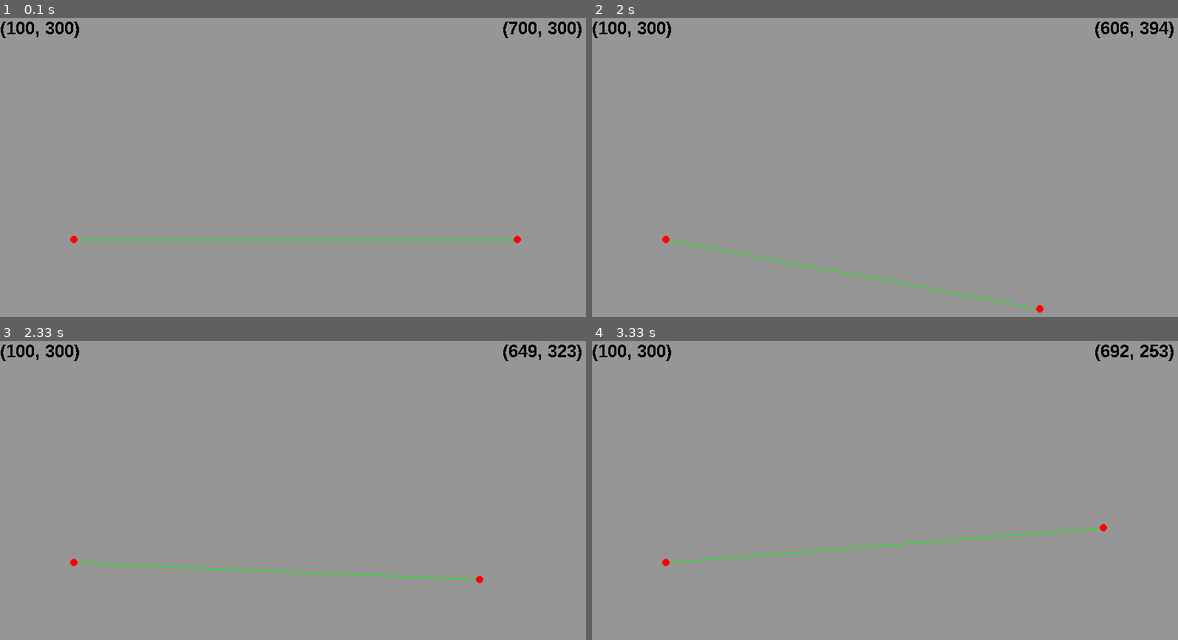
Above: before the commit, frames 1-4 (two rows, left to right).
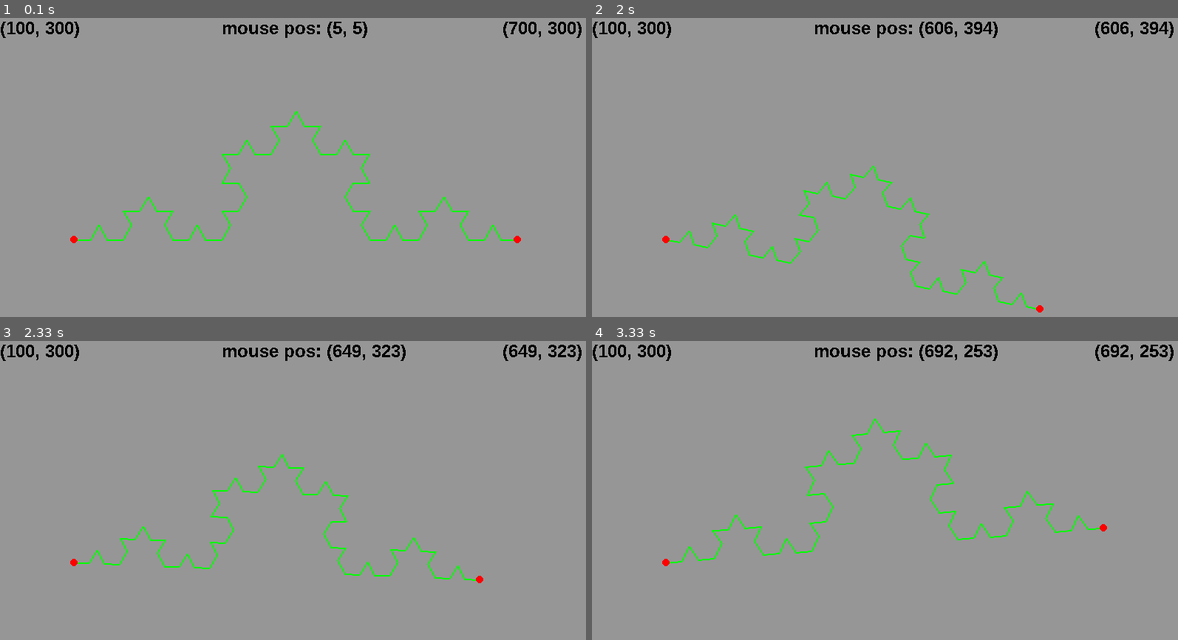
Above: after the commit, the same moments.

Repository: WEI-LI-666/Mutimedia-Project-and-Homework
Game: pygame game, started from Fractal_Pygame.py
Same seed, same stepped clock (60 frames per second), same inputs: the game is played once before the commit and once after it.
Inputs (mouse positions are in pixels of both pictures, inside the frame that each line leads up to):
- Up to frame 1 (0.1 s): no input
- Up to frame 2 (2 s): click (1037, 308) at 1.88 s
- Up to frame 3 (2.33 s): press the mouse at (445, 631) at 2.2 s; move the mouse to (480, 580) at 2.3 s
- Up to frame 4 (3.33 s): release the mouse at (1101, 526) at 2.43 s

The runs differ from the first frame. In frame 1, 1.3% of the frame differs, in the area x 13-88%, y 1-75%; in frame 2, 1.3%; in frame 3, 1.3%; in frame 4, 1.4%, in the area x 13-87%, y 1-75%.

Commit message:
code update

Diff:
--- a/Fractal_Pygame.py
+++ b/Fractal_Pygame.py
@@ -17,29 +17,67 @@
 sel1=0
 sel2=0
 
-def Fractal(x1, x2, y1, y2, polygon, level):
-    pt = np.zeros((5, 2))
+n = 2
+for i in range(n):
+    sel.append(0)
+
+coorArrX = [100, 700]
+coorArrY = [300, 300]
+
+def Fractal(x1, y1, x2, y2, polygon, level):
+    p = np.zeros((polygon, 2))
+    angle = (polygon - 2) * 180.
+    fix_angle = float(angle / polygon)
     if polygon < 3:
         polygon = 0
-    if level < 2:
-        level = 0
-    pt[0] = [x1, y1]
-    pt[polygon + 1] = [x2, y2]
-    for i in range(1, polygon):
-        pt[i] = (pt[0] + pt[polygon+1]) * (1.0/polygon) * i
     if polygon == 0 or level == 0:
-        pygame.draw.line(window, green, pt[0], pt[polygon+1], 1)
+        pygame.draw.line(window, green, [x1, y1], [x2,y2], 2)
 
-    return Fractal(p[0])
+    for i in range(polygon):
+        if i == 0:
+            p[i] = [(2. * x1 + x2) / 3., (2. * y1 + y2) / 3.]
+        if i == polygon - 1:
+            p[i] = [(x1 + 2. * x2) / 3., (y1 + 2. * y2) / 3.]
+        if i != 0 and i != polygon - 1:
+            A = np.matrix([[(1./polygon) * math.cos(math.radians(fix_angle)), (-1./polygon) * math.sin(math.radians(fix_angle))],
+                            [(-1./polygon) * math.sin(math.radians(fix_angle)), (-1./polygon) * math.cos(math.radians(fix_angle))]])
+            if x2 <= x1 and y2 <= y1:
+                A = np.matrix([[(1./polygon) * math.cos(math.radians(fix_angle + 180.)), (-1./polygon) * math.sin(math.radians(fix_angle))],
+                            [(-1./polygon) * math.sin(math.radians(fix_angle + 180.)), (-1./polygon) * math.cos(math.radians(fix_angle))]])
+            if x2 <= x1 and y2 >= y1:
+                A = np.matrix([[(1./polygon) * math.cos(math.radians(fix_angle + 180.)), (-1./polygon) * math.sin(math.radians(fix_angle + 180.))],
+                            [(-1./polygon) * math.sin(math.radians(fix_angle + 180.)), (-1./polygon) * math.cos(math.radians(fix_angle + 180.))]])
+            if x2 >= x1 and y2 >= y1:
+                A = np.matrix([[(1./polygon) * math.cos(math.radians(fix_angle)), (-1./polygon) * math.sin(math.radians(fix_angle + 180.))],
+                            [(-1./polygon) * math.sin(math.radians(fix_angle)), (-1./polygon) * math.cos(math.radians(fix_angle + 180.))]])
+
+            x = np.matrix([[abs(x1-x2)], [abs(y1-y2)]])
+            b = np.matrix([[p[i-1][0]], [p[i-1][1]]])
+            p[i] = (A * x + b).reshape((2,))
+
+    #pygame.draw.line(window, green, [x1, y1], [x2, y2], 2)
+
+    if level == 1:
+        pygame.draw.line(window, green, [x1, y1], p[0], 2)
+        for pol in range(polygon-1):
+            pygame.draw.line(window, green, p[pol], p[pol+1], 2)
+        #pygame.draw.line(window, green, p[1], p[2], 2)
+        pygame.draw.line(window, green, p[2], [x2, y2], 2)
+
+    if(level > 0):
+        level -= 1
+        Fractal(x1, y1, p[0][0], p[0][1], polygon, level)
+        for pol in range(polygon-1):
+            Fractal(p[pol][0], p[pol][1], p[pol+1][0], p[pol+1][1], polygon, level)
+        #Fractal(p[1][0], p[1][1], p[2][0], p[2][1], polygon, level)
+        Fractal(p[2][0], p[2][1], x2, y2, polygon, level)
+
+
+
 
 def get_distance(x1,y1,x2,y2):
     return cmath.sqrt((x1-x2)*(x1-x2)-(y1-y2)*(y1-y2))
 
-n = 2
-for i in range(n):
-    sel.append(0)
-coorArrX = [100, 700]
-coorArrY = [300, 300]
 
 gameLoop = True
 while(gameLoop):
@@ -72,10 +110,13 @@
     mfont = pygame.font.SysFont('Arial', 24, 1)
     pt1 = mfont.render(str((coorArrX[0], coorArrY[0])), 0, (0, 0, 0))
     pt2 = mfont.render(str((coorArrX[1], coorArrY[1])), 0, (0, 0, 0))
+    m = mfont.render("mouse pos: " + str((mouse_pos[0],mouse_pos[1])), 0, (0, 0, 0))
+    window.blit(m, (300, 0))
     window.blit(pt1, (0, 0))
     window.blit(pt2, (680, 0))
 
-    pygame.draw.line(window, green, (coorArrX[0], coorArrY[0]), (coorArrX[n-1], coorArrY[n-1]), 1)
+    #pygame.draw.line(window, green, (coorArrX[0], coorArrY[0]), (coorArrX[n-1], coorArrY[n-1]), 1)
+    Fractal(coorArrX[0], coorArrY[0], coorArrX[1], coorArrY[1], 3, 3)
 
     for p in range(n):
         x = coorArrX[p]
--- a/test.py
+++ b/test.py
@@ -1,8 +1,8 @@
 import numpy as np
 import math
 
-a = np.matrix([[(1.0/3) * math.cos(math.radians(60.0)), (-1.0/3) * math.sin(math.radians(60.0))],
-            [(1.0/3) * math.cos(math.radians(30.0)), (1.0/3) * math.sin(math.radians(30.0))]])
+a = np.matrix([[(1.0/3) * math.cos(math.radians(60.0)), (1.0/3) * math.sin(math.radians(-60.0))],
+            [(1.0/3) * math.cos(math.radians(90.0-60.0)), (1.0/3) * math.sin(math.radians(90. - 60. - 180.))]])
 x = np.matrix([[1.0], [0]])
 b = np.matrix([[1.0/3], [0]])
 y = a * x + b
